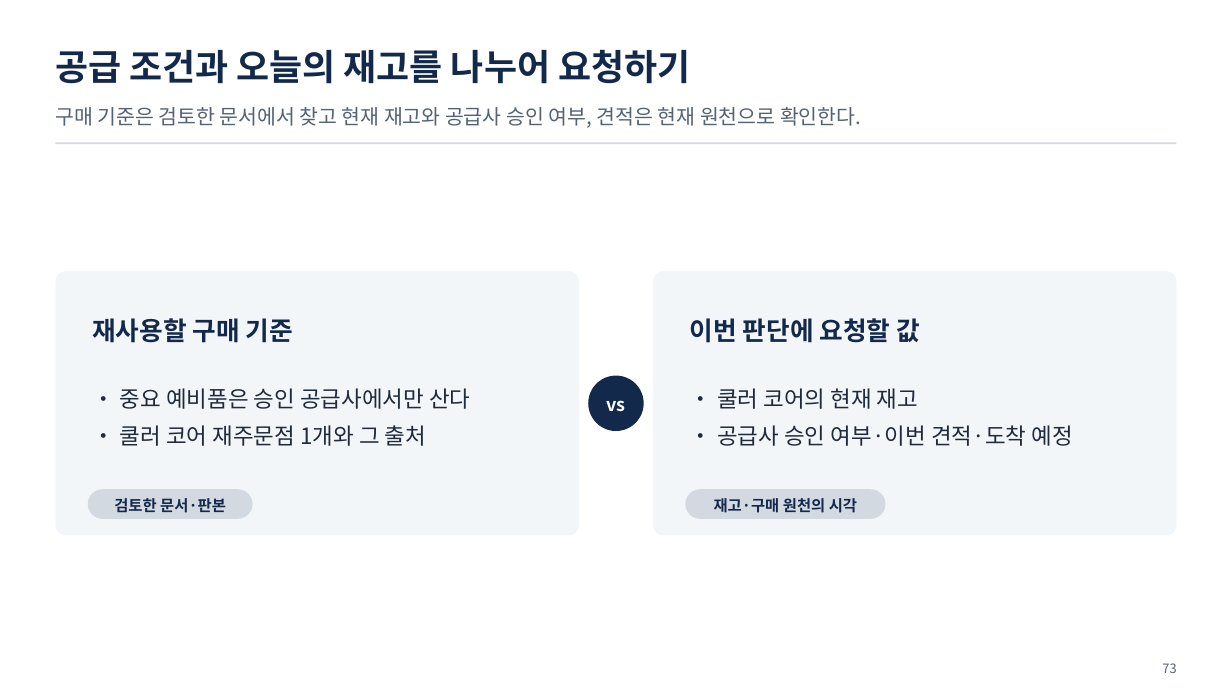
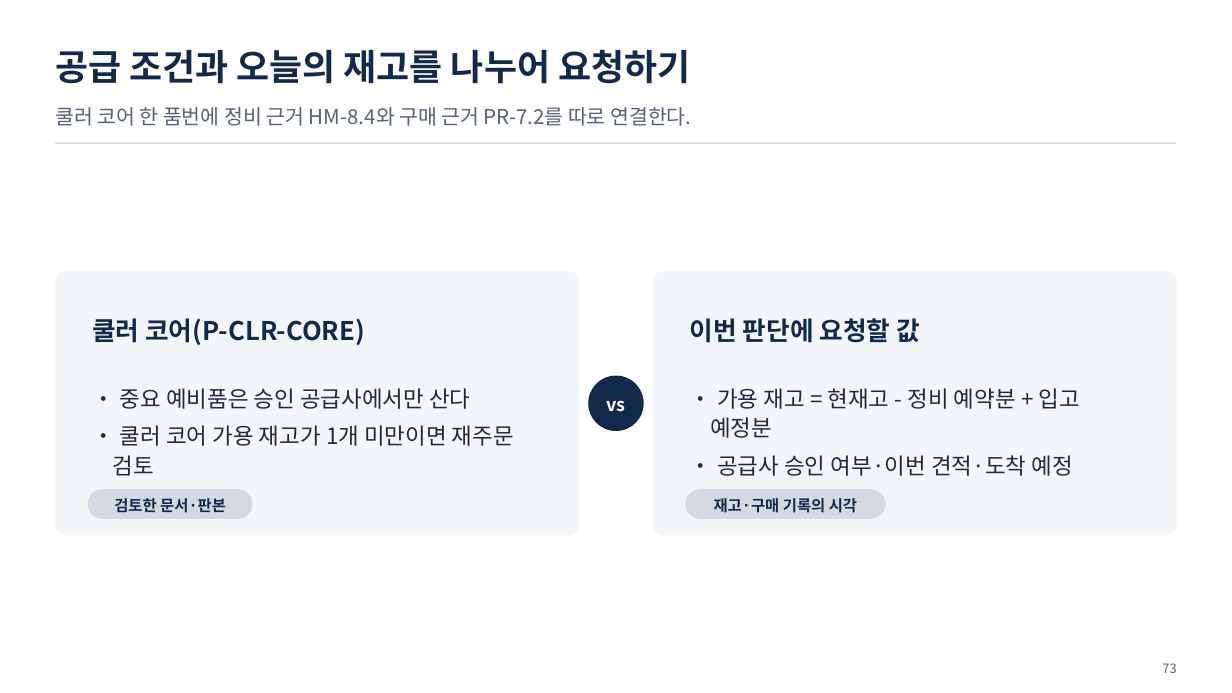
Before and after one commit to uengine-oss/hyd-iot-edu, a slide deck: slide 73 of workspace/강의제작/산출물/실전반/이론/03회차/실전반_03일차.pptx. Drawn at 1232x693 pixels with LibreOffice and Linux fonts; fonts in the diff are those of the drawing. Boxes give left, top, right and bottom in pixels: in the first picture for what was removed or moved away, otherwise in the second. Text is boxed around its words. In the diff, an @@ line names an element or a change of style, - is before the commit and + after.

Commit message:
실전 3회차 점검 요청에 관측 구간·품번별 문서 출처·재주문 기준을 연결

```diff
--- a/workspace/강의제작/산출물/실전반/이론/03회차/실전반_03일차.pptx
+++ b/workspace/강의제작/산출물/실전반/이론/03회차/실전반_03일차.pptx
@@ text at bbox=[55, 107, 691, 126]: text changed @@
-구매 기준은 검토한 문서에서 찾고 현재 재고와 공급사 승인 여부, 견적은 현재 원천으로 확인한다.
+쿨러 코어 한 품번에 정비 근거 HM-8.4와 구매 근거 PR-7.2를 따로 연결한다.
@@ text at bbox=[92, 318, 365, 345]: text changed @@
-재사용할 구매 기준
+쿨러 코어(P-CLR-CORE)
@@ text at bbox=[710, 388, 1080, 438]: text changed @@
-• 쿨러 코어의 현재 재고
+• 가용 재고 = 현재고 - 정비 예약분 + 입고 예정분
@@ text at bbox=[112, 425, 514, 476]: text changed @@
-• 쿨러 코어 재주문점 1개와 그 출처
+• 쿨러 코어 가용 재고가 1개 미만이면 재주문 검토
@@ text at bbox=[714, 498, 857, 513]: text changed @@
-재고·구매 원천의 시각
+재고·구매 기록의 시각
```
Also in this commit, not shown: 2 other slides changed, 2 other files.
